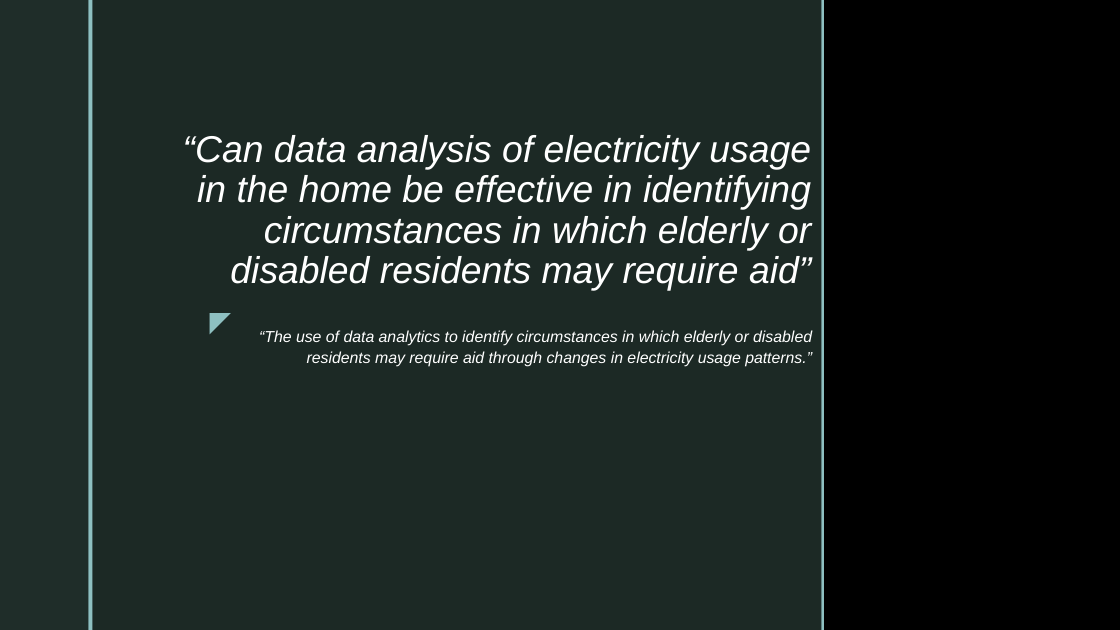
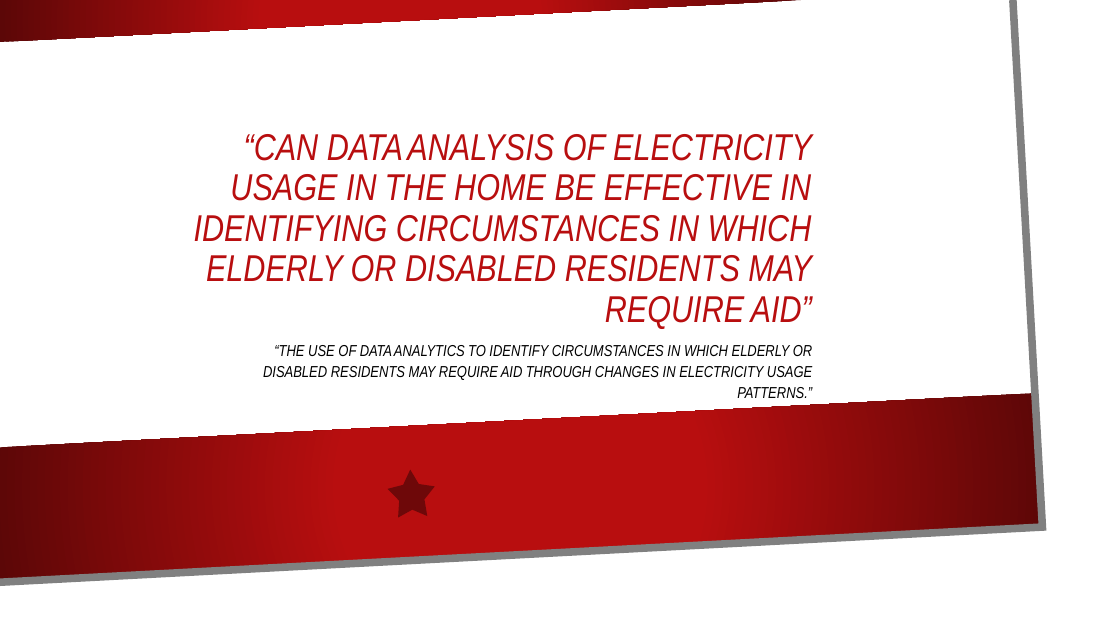
Before and after one commit to Shahzeb21/Dissertation, a slide deck: slide 1 of Research/Previous/EndOfTermPresentation.pptx. Drawn at 1120x630 pixels with LibreOffice and Linux fonts; fonts in the diff are those of the drawing; background and template pictures are left out. Boxes give left, top, right and bottom in pixels: in the first picture for what was removed or moved away, otherwise in the second. Text is boxed around its words. In the diff, an @@ line names an element or a change of style, - is before the commit and + after.

```diff
--- a/Research/Previous/EndOfTermPresentation.pptx
+++ b/Research/Previous/EndOfTermPresentation.pptx
@@ rectangle removed at bbox=[0, 0, 88, 630] @@
@@ freeform shape added at bbox=[0, 0, 1072, 605], fill #FFFFFF @@
@@ freeform shape added at bbox=[0, 0, 802, 42], fill gradient #B80E0F to #5C0707 @@
@@ freeform shape added at bbox=[0, 0, 1042, 582], outline #808080 6.5 pt @@
@@ rectangle removed at bbox=[88, 0, 92, 630] @@
@@ rectangle removed at bbox=[92, 0, 822, 630] @@
@@ rectangle removed at bbox=[822, 0, 824, 630] @@
@@ title "“CAN DATA ANALYSIS OF ELECTRICITY ..." at bbox=[194, 134, 812, 329]: vertical alignment top to bottom @@
@@ title at bbox=[194, 134, 812, 329]: text changed; font Arial to Arial Narrow; text colour #FFFFFF to #B80E0F @@
-“Can data analysis of electricity usage in the home be effective in identifying circumstances in which elderly or disabled residents may require aid”
+“CAN DATA ANALYSIS OF ELECTRICITY USAGE IN THE HOME BE EFFECTIVE IN IDENTIFYING CIRCUMSTANCES IN WHICH ELDERLY OR DISABLED RESIDENTS MAY REQUIRE AID”
@@ text removed at bbox=[202, 300, 239, 342] @@
-◤
@@ subtitle "“THE USE OF DATA ANALYTICS ..." at bbox=[263, 345, 812, 398]: vertical alignment bottom to top @@
@@ subtitle at bbox=[263, 345, 812, 398]: text changed; font Arial to Arial Narrow; text colour #FFFFFF to #000000 @@
-“The use of data analytics to identify circumstances in which elderly or disabled residents may require aid through changes in electricity usage patterns.”
+“THE USE OF DATA ANALYTICS TO IDENTIFY CIRCUMSTANCES IN WHICH ELDERLY OR DISABLED RESIDENTS MAY REQUIRE AID THROUGH CHANGES IN ELECTRICITY USAGE PATTERNS.”
@@ freeform shape added at bbox=[0, 393, 1041, 580], fill gradient #B80E0F to #5C0707 @@
@@ star added at bbox=[387, 468, 436, 518], fill #000000 at 40% opacity @@
```
Also in this commit, not shown: 10 other slides changed, 7 other files.
